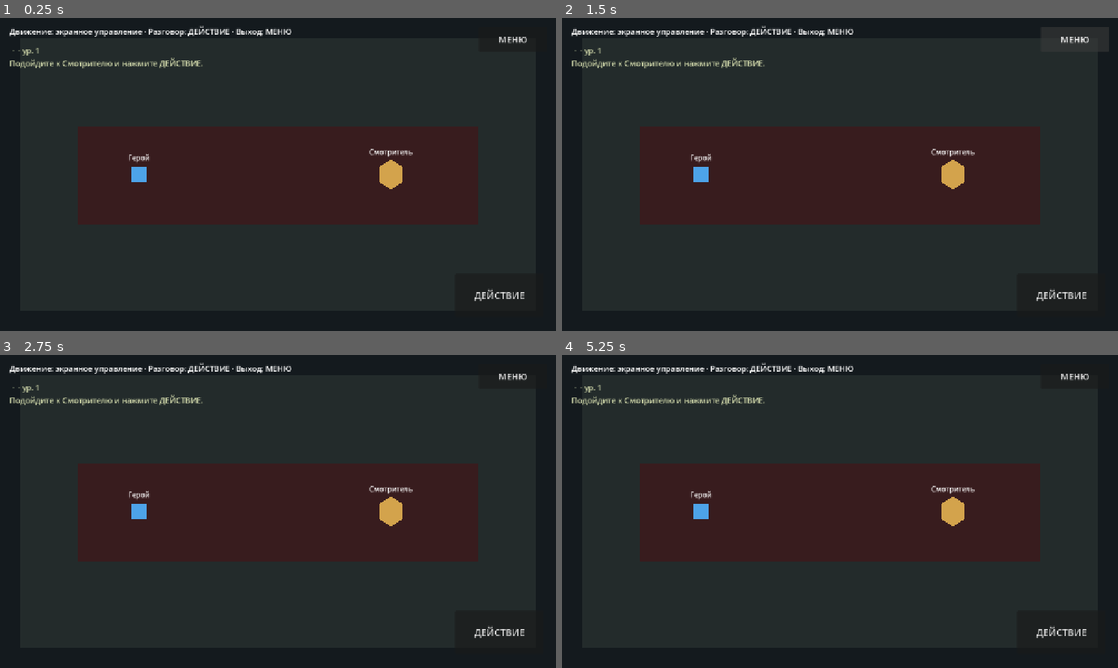
Above: before the commit, frames 1-4 (two rows, left to right).
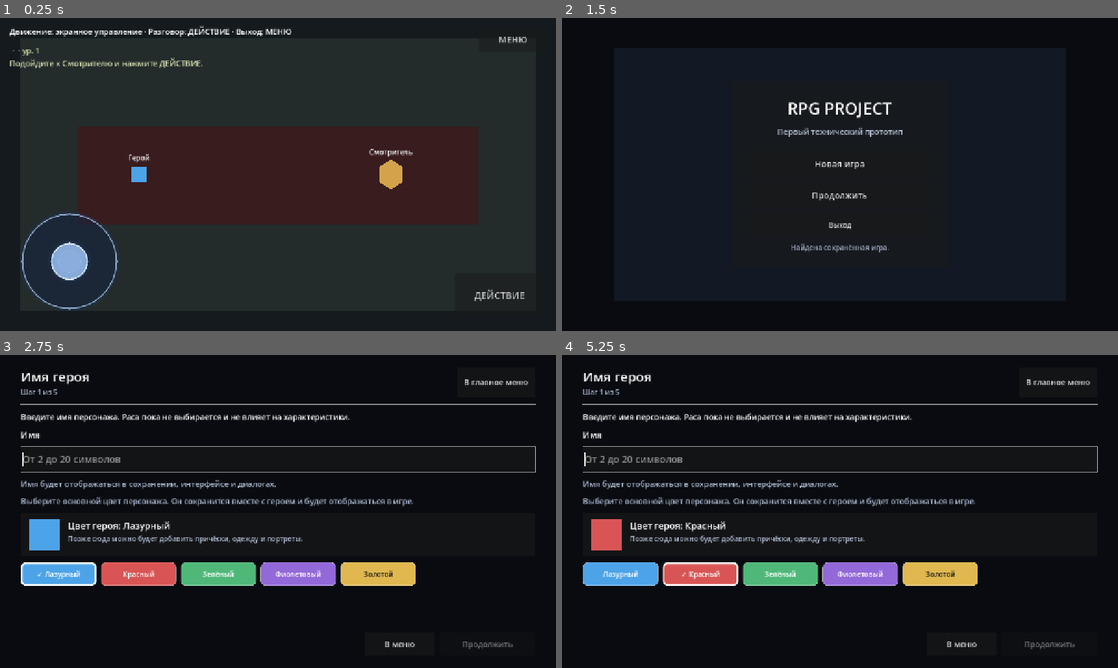
Above: after the commit, the same moments.

Repository: eretenkodaniil16-rgb/rpg-project
Game: Godot game, scene res://scenes/game/game.tscn
Same seed, same stepped clock (60 frames per second), same inputs: the game is played once before the commit and once after it. This scene is started directly instead of the project's main scene.
Inputs (mouse positions are in pixels of both pictures, inside the frame that each line leads up to):
- Up to frame 1 (0.25 s): no input
- Up to frame 2 (1.5 s): click "ДЕЙСТВИЕ" at 0.5 s; click "МЕНЮ" at 1.25 s
- Up to frame 3 (2.75 s): click (278, 502) at 2 s, where only the run after the commit has a clickable "Новая игра"
- Up to frame 4 (5.25 s): click (1056, 383) at 2.75 s, where only the run after the commit has a clickable "В главное меню"; click (840, 502) at 3.5 s, where only the run after the commit has a clickable "Новая игра"; click (623, 574) at 4.25 s, where only the run after the commit has a clickable "✓ Лазурный"; click (701, 574) at 5 s, where only the run after the commit has a clickable "Красный"

The runs differ from the first frame. In frame 1, 1.0% of the frame differs, in the area x 3-22%, y 62-94%; in frame 2, 39%; in frame 3, 71%; in frame 4, 71%, in the area x 1-97%, y 2-94%.
Error before the commit: Parse Error: Class "VirtualJoystick" hides a native class. (res://scripts/ui/virtual_joystick.gd:1)

Commit message:
fix: replace mobile joystick with explicit panel nodes

Diff:
--- a/scripts/ui/mobile_controls.gd
+++ b/scripts/ui/mobile_controls.gd
@@ -1,34 +1,27 @@
 extends Control
 
-const VIRTUAL_JOYSTICK_SCRIPT: Script = preload("res://scripts/ui/virtual_joystick.gd")
-
-@onready var virtual_joystick: VirtualJoystick = $MovePad as VirtualJoystick
+const DEAD_ZONE: float = 0.16
+const JOYSTICK_CONTAINER_SIZE: float = 260.0
+const JOYSTICK_BASE_SIZE: float = 220.0
+const JOYSTICK_KNOB_SIZE: float = 86.0
+
+@onready var move_pad: Control = $MovePad
 @onready var interact_button: Button = $InteractButton
 @onready var menu_button: Button = $MenuButton
 
 var _player: CharacterBody2D = null
 var _game_world: Node = null
-
-
-func _enter_tree() -> void:
-	var move_pad: Control = get_node_or_null("MovePad") as Control
-	if move_pad != null:
-		move_pad.set_script(VIRTUAL_JOYSTICK_SCRIPT)
+var _joystick_base: Panel = null
+var _joystick_knob: Panel = null
+var _active_touch_index: int = -1
+var _initialized: bool = false
 
 
 func _ready() -> void:
 	visible = _is_mobile_device()
 	if not visible:
 		return
-
-	_player = get_tree().get_first_node_in_group("player") as CharacterBody2D
-	_game_world = get_tree().get_first_node_in_group("game_world")
-	_configure_joystick_layout()
-	_configure_visuals()
-
-	virtual_joystick.vector_changed.connect(_on_joystick_vector_changed)
-	interact_button.pressed.connect(_on_interact_pressed)
-	menu_button.pressed.connect(_on_menu_pressed)
+	_initialize_mobile_controls()
 
 
 func _process(_delta: float) -> void:
@@ -40,43 +33,212 @@
 		_game_world = get_tree().get_first_node_in_group("game_world")
 
 
+func _input(event: InputEvent) -> void:
+	if not visible or not _initialized:
+		return
+
+	if event is InputEventScreenTouch:
+		var touch: InputEventScreenTouch = event as InputEventScreenTouch
+		if touch.pressed and _active_touch_index < 0 and move_pad.get_global_rect().has_point(touch.position):
+			_active_touch_index = touch.index
+			_update_joystick(touch.position)
+			get_viewport().set_input_as_handled()
+		elif not touch.pressed and touch.index == _active_touch_index:
+			_active_touch_index = -1
+			_reset_joystick()
+			get_viewport().set_input_as_handled()
+	elif event is InputEventScreenDrag:
+		var drag: InputEventScreenDrag = event as InputEventScreenDrag
+		if drag.index == _active_touch_index:
+			_update_joystick(drag.position)
+			get_viewport().set_input_as_handled()
+	elif event is InputEventMouseButton:
+		var mouse_button: InputEventMouseButton = event as InputEventMouseButton
+		if mouse_button.button_index == MOUSE_BUTTON_LEFT:
+			if mouse_button.pressed and move_pad.get_global_rect().has_point(mouse_button.position):
+				_active_touch_index = -2
+				_update_joystick(mouse_button.position)
+			elif not mouse_button.pressed and _active_touch_index == -2:
+				_active_touch_index = -1
+				_reset_joystick()
+	elif event is InputEventMouseMotion and _active_touch_index == -2:
+		var mouse_motion: InputEventMouseMotion = event as InputEventMouseMotion
+		_update_joystick(mouse_motion.position)
+
+
 func _exit_tree() -> void:
-	if is_instance_valid(_player) and _player.has_method("clear_mobile_input"):
-		_player.call("clear_mobile_input")
-
-
-func _configure_joystick_layout() -> void:
-	virtual_joystick.offset_left = 28.0
-	virtual_joystick.offset_top = -292.0
-	virtual_joystick.offset_right = 300.0
-	virtual_joystick.offset_bottom = -20.0
-	for child: Node in virtual_joystick.get_children():
-		if child is CanvasItem:
-			(child as CanvasItem).visible = false
-
-
-func _on_joystick_vector_changed(direction: Vector2) -> void:
-	if is_instance_valid(_player) and _player.has_method("set_mobile_vector"):
-		_player.call("set_mobile_vector", direction)
-
-
-func _on_interact_pressed() -> void:
-	if is_instance_valid(_player) and _player.has_method("request_interaction"):
-		_player.call("request_interaction")
-
-
-func _on_menu_pressed() -> void:
-	if is_instance_valid(_game_world) and _game_world.has_method("return_to_menu"):
-		_game_world.call("return_to_menu")
-
-
-func _configure_visuals() -> void:
-	virtual_joystick.modulate = Color(1.0, 1.0, 1.0, 1.0)
+	_active_touch_index = -1
+	_reset_player_input()
+
+
+func enable_for_testing() -> void:
+	visible = true
+	_initialize_mobile_controls()
+
+
+func get_joystick_output_for_testing() -> Vector2:
+	if not is_instance_valid(_player) or not _player.has_method("get_mobile_direction"):
+		return Vector2.ZERO
+	return _player.call("get_mobile_direction") as Vector2
+
+
+func move_joystick_for_testing(normalized_direction: Vector2) -> void:
+	if not _initialized:
+		_initialize_mobile_controls()
+	var center: Vector2 = move_pad.get_global_rect().get_center()
+	var travel_radius: float = _travel_radius()
+	_update_joystick(center + normalized_direction.limit_length(1.0) * travel_radius)
+
+
+func release_joystick_for_testing() -> void:
+	_reset_joystick()
+
+
+func _initialize_mobile_controls() -> void:
+	if _initialized:
+		return
+	_initialized = true
+	_player = get_tree().get_first_node_in_group("player") as CharacterBody2D
+	_game_world = get_tree().get_first_node_in_group("game_world")
+	_configure_layout()
+	_build_joystick_visuals()
+	interact_button.pressed.connect(_on_interact_pressed)
+	menu_button.pressed.connect(_on_menu_pressed)
+
+
+func _configure_layout() -> void:
+	move_pad.anchor_left = 0.0
+	move_pad.anchor_top = 1.0
+	move_pad.anchor_right = 0.0
+	move_pad.anchor_bottom = 1.0
+	move_pad.offset_left = 30.0
+	move_pad.offset_top = -290.0
+	move_pad.offset_right = 30.0 + JOYSTICK_CONTAINER_SIZE
+	move_pad.offset_bottom = -30.0
+	move_pad.mouse_filter = Control.MOUSE_FILTER_IGNORE
+
 	interact_button.modulate = Color(1.0, 1.0, 1.0, 0.88)
 	menu_button.modulate = Color(1.0, 1.0, 1.0, 0.88)
 	interact_button.mouse_default_cursor_shape = Control.CURSOR_POINTING_HAND
 	menu_button.mouse_default_cursor_shape = Control.CURSOR_POINTING_HAND
 
+	for child: Node in move_pad.get_children():
+		if child is CanvasItem:
+			(child as CanvasItem).visible = false
+
+
+func _build_joystick_visuals() -> void:
+	_joystick_base = Panel.new()
+	_joystick_base.name = "JoystickBase"
+	_joystick_base.position = Vector2(
+		(JOYSTICK_CONTAINER_SIZE - JOYSTICK_BASE_SIZE) * 0.5,
+		(JOYSTICK_CONTAINER_SIZE - JOYSTICK_BASE_SIZE) * 0.5
+	)
+	_joystick_base.size = Vector2(JOYSTICK_BASE_SIZE, JOYSTICK_BASE_SIZE)
+	_joystick_base.mouse_filter = Control.MOUSE_FILTER_IGNORE
+	_joystick_base.add_theme_stylebox_override("panel", _create_circle_style(
+		Color(0.08, 0.12, 0.18, 0.52),
+		Color(0.72, 0.84, 1.0, 0.78),
+		3
+	))
+	move_pad.add_child(_joystick_base)
+
+	var center_guide: Panel = Panel.new()
+	center_guide.name = "CenterGuide"
+	center_guide.size = Vector2(54.0, 54.0)
+	center_guide.position = (Vector2(JOYSTICK_BASE_SIZE, JOYSTICK_BASE_SIZE) - center_guide.size) * 0.5
+	center_guide.mouse_filter = Control.MOUSE_FILTER_IGNORE
+	center_guide.add_theme_stylebox_override("panel", _create_circle_style(
+		Color(0.72, 0.84, 1.0, 0.08),
+		Color(0.72, 0.84, 1.0, 0.22),
+		2
+	))
+	_joystick_base.add_child(center_guide)
+
+	_joystick_knob = Panel.new()
+	_joystick_knob.name = "JoystickKnob"
+	_joystick_knob.size = Vector2(JOYSTICK_KNOB_SIZE, JOYSTICK_KNOB_SIZE)
+	_joystick_knob.mouse_filter = Control.MOUSE_FILTER_IGNORE
+	_joystick_knob.add_theme_stylebox_override("panel", _create_circle_style(
+		Color(0.65, 0.80, 1.0, 0.78),
+		Color(0.94, 0.97, 1.0, 0.96),
+		3
+	))
+	move_pad.add_child(_joystick_knob)
+	_set_knob_vector(Vector2.ZERO)
+
+
+func _create_circle_style(fill_color: Color, border_color: Color, border_width: int) -> StyleBoxFlat:
+	var style: StyleBoxFlat = StyleBoxFlat.new()
+	style.bg_color = fill_color
+	style.border_color = border_color
+	style.set_border_width_all(border_width)
+	style.corner_radius_top_left = 999
+	style.corner_radius_top_right = 999
+	style.corner_radius_bottom_left = 999
+	style.corner_radius_bottom_right = 999
+	style.shadow_color = Color(0.12, 0.28, 0.55, 0.22)
+	style.shadow_size = 8
+	return style
+
+
+func _update_joystick(screen_position: Vector2) -> void:
+	var center: Vector2 = move_pad.get_global_rect().get_center()
+	var travel_radius: float = _travel_radius()
+	if travel_radius <= 0.0:
+		_reset_joystick()
+		return
+
+	var raw_vector: Vector2 = (screen_position - center) / travel_radius
+	var visual_vector: Vector2 = raw_vector.limit_length(1.0)
+	var output_vector: Vector2 = _apply_dead_zone(visual_vector)
+	_set_knob_vector(visual_vector)
+	_set_player_vector(output_vector)
+
+
+func _apply_dead_zone(direction: Vector2) -> Vector2:
+	var strength: float = direction.length()
+	if strength <= DEAD_ZONE:
+		return Vector2.ZERO
+	var adjusted_strength: float = (strength - DEAD_ZONE) / (1.0 - DEAD_ZONE)
+	return direction.normalized() * clampf(adjusted_strength, 0.0, 1.0)
+
+
+func _set_knob_vector(direction: Vector2) -> void:
+	if not is_instance_valid(_joystick_knob):
+		return
+	var center: Vector2 = Vector2(JOYSTICK_CONTAINER_SIZE, JOYSTICK_CONTAINER_SIZE) * 0.5
+	_joystick_knob.position = center - _joystick_knob.size * 0.5 + direction.limit_length(1.0) * _travel_radius()
+
+
+func _travel_radius() -> float:
+	return (JOYSTICK_BASE_SIZE - JOYSTICK_KNOB_SIZE) * 0.5
+
+
+func _reset_joystick() -> void:
+	_set_knob_vector(Vector2.ZERO)
+	_set_player_vector(Vector2.ZERO)
+
+
+func _reset_player_input() -> void:
+	if is_instance_valid(_player) and _player.has_method("clear_mobile_input"):
+		_player.call("clear_mobile_input")
+
+
+func _set_player_vector(direction: Vector2) -> void:
+	if is_instance_valid(_player) and _player.has_method("set_mobile_vector"):
+		_player.call("set_mobile_vector", direction)
+
+
+func _on_interact_pressed() -> void:
+	if is_instance_valid(_player) and _player.has_method("request_interaction"):
+		_player.call("request_interaction")
+
+
+func _on_menu_pressed() -> void:
+	if is_instance_valid(_game_world) and _game_world.has_method("return_to_menu"):
+		_game_world.call("return_to_menu")
+
 
 func _is_mobile_device() -> bool:
 	var platform_name: String = OS.get_name()
